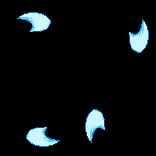
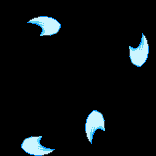
Two versions of the same layered image (156x156). Layer-by-layer changes:
painted on "Background" over [17, 12, 149, 156]
